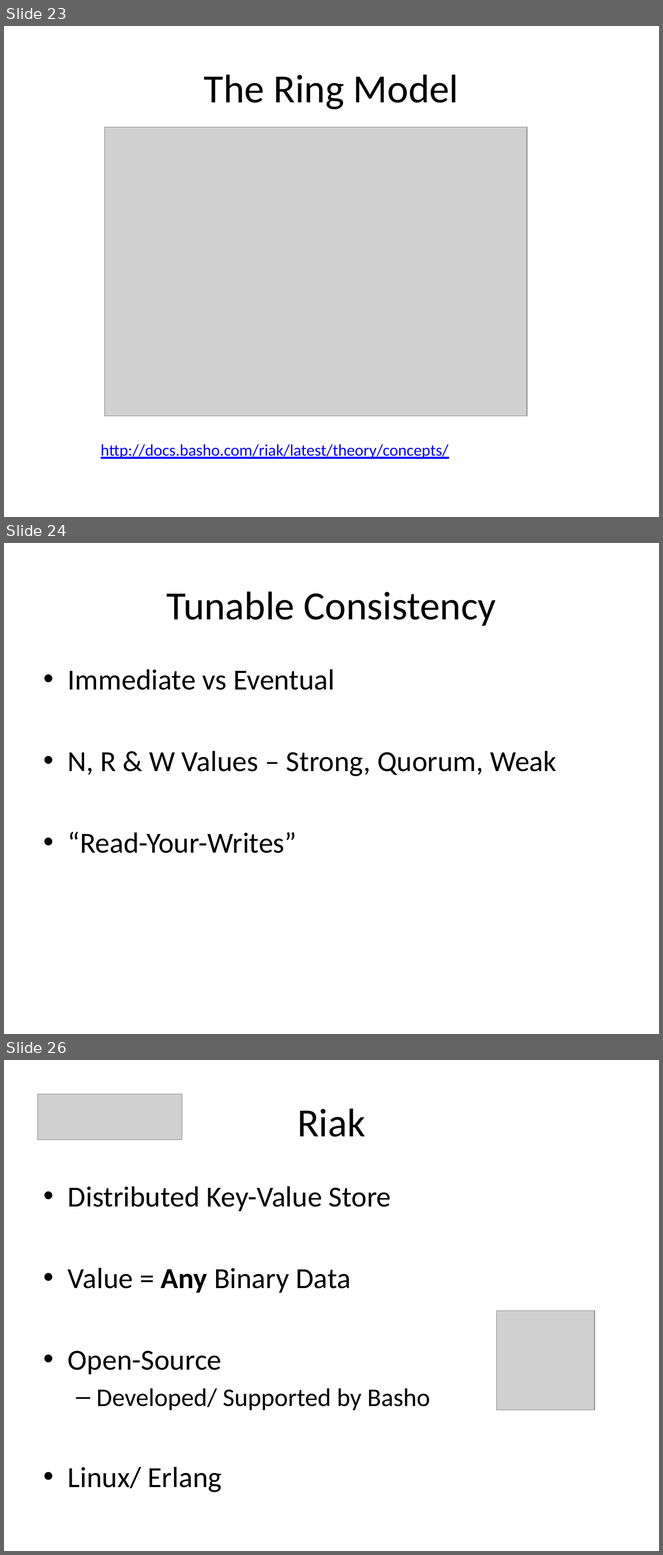
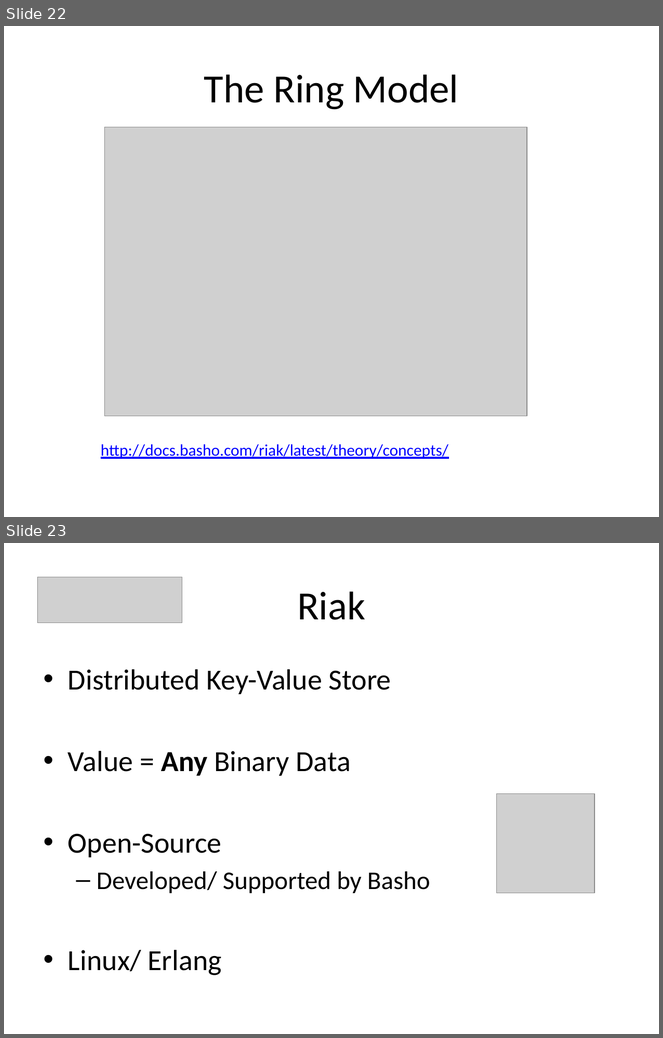
Before and after one commit to alexdgarland/database-demos, a slide deck: Slides/Not Only SQL - Picking A Database for DotNET.pptx. Shown one above the other, each under a label of ours: slides 23, 24 and 26 before the commit, slides 22 and 23 after it; the slides between them are not shown. The pictures are 663x1555 and 663x1038 pixels, drawn with LibreOffice and Linux fonts; fonts in the diff are those of the drawing; grey boxes stand for pictures. Boxes give left, top, right and bottom in pixels: in the first picture for what was removed or moved away, otherwise in the second. Text is boxed around its words. In the diff, an @@ line names an element or a change of style, - is before the commit and + after.

```diff
--- a/Slides/Not Only SQL - Picking A Database for DotNET.pptx
+++ b/Slides/Not Only SQL - Picking A Database for DotNET.pptx
@@ slide 24 removed at (x1=4, y1=543, x2=659, y2=1034), background #FFFFFF @@
@@ title removed at (x1=166, y1=591, x2=496, y2=626) @@
-Tunable Consistency
@@ text removed at (x1=68, y1=669, x2=557, y2=853) @@
-• Immediate vs Eventual
-• N, R & W Values – Strong, Quorum, Weak
-• “Read-Your-Writes”
@@ what was slide 23 is now slide 22 @@
@@ what was slide 26 is now slide 23 @@
```
Also in this commit, not shown: 6 slides changed, 2 other slides removed.
